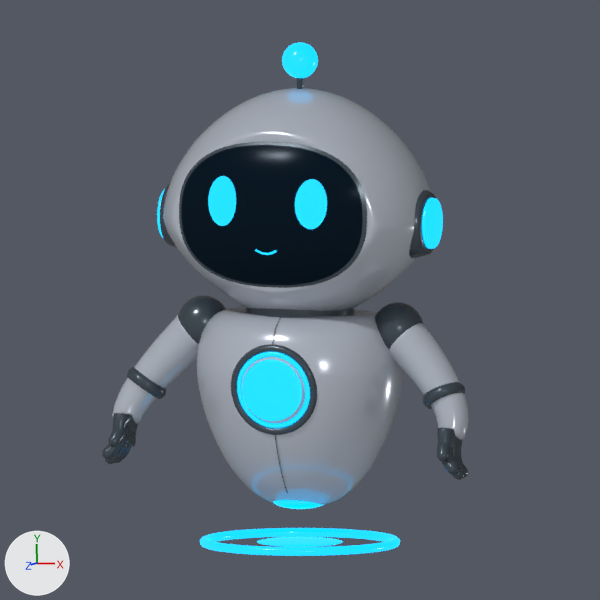
The Blender file tools/character-modeling/prototype/pico-character-core-v0.blend as it was, and as the next commit left it.
Before and after are seen from the file's camera 'Camera.Reference'. The lights are fixed; the arrows at lower left show +X, +Y and +Z. The picture after the commit comes second.

The older version as bpy lines, for what is in view:
```python
ob_shell_arm_l = bpy.data.objects.new('Shell.Arm.L', me_shell_arm_l_mesh)
ob_shell_arm_l.parent = ob_pico_charactercore_root
ob_shell_arm_l.location = (0.0, 0.0, 0.0)
ob_shell_arm_r = bpy.data.objects.new('Shell.Arm.R', me_shell_arm_r_mesh)
ob_shell_arm_r.parent = ob_pico_charactercore_root
ob_shell_arm_r.location = (0.0, 0.0, 0.0)
ob_status_antennasphere = bpy.data.objects.new('Status.AntennaSphere', me_sphere_002)
ob_status_antennasphere.parent = ob_pico_head_selector_standard_antenna
ob_status_antennasphere.location = (0.0, 0.102, 0.0)
ob_status_antennasphere.scale = (0.065, 0.065, 0.065)
ob_trim_elbow_l = bpy.data.objects.new('Trim.Elbow.L', me_trim_elbow_l_mesh)
ob_trim_elbow_l.parent = ob_pico_charactercore_root
ob_trim_elbow_l.location = (0.0, 0.0, 0.0)
ob_trim_elbow_r = bpy.data.objects.new('Trim.Elbow.R', me_trim_elbow_r_mesh)
ob_trim_elbow_r.parent = ob_pico_charactercore_root
ob_trim_elbow_r.location = (0.0, 0.0, 0.0)
ob_trim_hand_l = bpy.data.objects.new('Trim.Hand.L', me_trim_hand_l_mesh)
ob_trim_hand_l.parent = ob_pico_charactercore_root
ob_trim_hand_l.location = (0.0, 0.0, 0.0)
ob_trim_hand_r = bpy.data.objects.new('Trim.Hand.R', me_trim_hand_r_mesh)
ob_trim_hand_r.parent = ob_pico_charactercore_root
ob_trim_hand_r.location = (0.0, 0.0, 0.0)
ob_trim_shoulder_l = bpy.data.objects.new('Trim.Shoulder.L', me_sphere)
ob_trim_shoulder_l.parent = ob_pico_charactercore_root
ob_trim_shoulder_l.location = (-0.372, -0.465, -0.00315)
ob_trim_shoulder_l.scale = (0.094, 0.098, 0.094)
ob_trim_shoulder_r = bpy.data.objects.new('Trim.Shoulder.R', me_sphere_001)
ob_trim_shoulder_r.parent = ob_pico_charactercore_root
ob_trim_shoulder_r.location = (0.373, -0.465, -0.00444)
ob_trim_shoulder_r.scale = (0.094, 0.098, 0.094)
# also in view: 'Trim.VisorFrame' at (0.0, -0.035, 0.323); 'Status.HeadSideCap.R' at (0.503, -0.075, 0.0); 'Status.ChestCoreBezel' at (0.0, -0.669, 0.272); 'Status.HoverRing' at (0.0, -1.245, 0.0); 'Status.ChestCore' at (0.0, -0.669, 0.293)
```
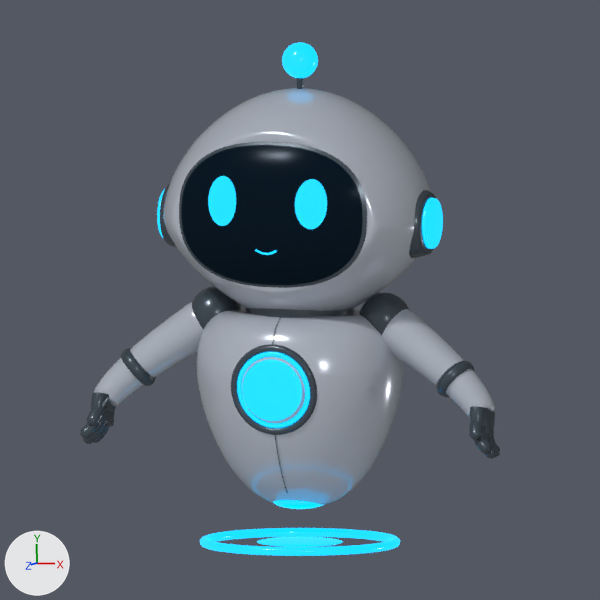
The change in detail:
me_shell_arm_l_mesh is used by ob_shell_arm_l; parent ob_pico_charactercore_root; location (0.0, 0.0, 0.0).
me_shell_arm_l_mesh had 1242 vertices, 1280 faces and spanned x -0.692..-0.339, y -0.842..-0.427, z -0.084..0.113.
me_shell_arm_l_mesh now has 1242 vertices, 1280 faces and spans x -0.767..-0.309, y -0.776..-0.381, z -0.083..0.113.
me_shell_arm_l_mesh part 1: 1242 of 1242 vertices moved; they spanned x -0.692..-0.339, y -0.842..-0.427, z -0.084..0.113 and now span x -0.767..-0.309, y -0.776..-0.381, z -0.083..0.113; mean shift (-0.026, 0.055, 0.001).
me_trim_elbow_l_mesh is used by ob_trim_elbow_l; parent ob_pico_charactercore_root; location (0.0, 0.0, 0.0).
me_trim_elbow_l_mesh had 522 vertices, 560 faces and spanned x -0.649..-0.505, y -0.746..-0.629, z -0.051..0.106.
me_trim_elbow_l_mesh now has 522 vertices, 560 faces and spans x -0.673..-0.545, y -0.699..-0.563, z -0.049..0.109.
me_trim_elbow_l_mesh part 2: the whole mesh is multiplied about its middle by the matrix ((0.964, 0.265, -0.028), (-0.265, 0.964, -0.025), (0.02, 0.031, 0.999)), then moved by (-0.032, 0.056, 0.002).
me_trim_hand_l_mesh is used by ob_trim_hand_l; parent ob_pico_charactercore_root; location (0.0, 0.0, 0.0).
me_trim_hand_l_mesh had 1908 vertices, 2028 faces and spanned x -0.708..-0.606, y -0.979..-0.788, z -0.005..0.188.
me_trim_hand_l_mesh now has 1908 vertices, 2028 faces and spans x -0.792..-0.69, y -0.909..-0.717, z -0.008..0.186.
me_trim_hand_l_mesh part 3: the whole mesh is multiplied about its middle by the matrix ((1.0, 0.0, 0.001), (0.0, 1.0, 0.014), (-0.001, -0.014, 1.0)), then moved by (-0.084, 0.07, -0.002).
me_shell_arm_r_mesh is used by ob_shell_arm_r; parent ob_pico_charactercore_root; location (0.0, 0.0, 0.0).
me_shell_arm_r_mesh had 1242 vertices, 1280 faces and spanned x 0.338..0.664, y -0.85..-0.427, z -0.082..0.119.
me_shell_arm_r_mesh now has 1242 vertices, 1280 faces and spans x 0.308..0.767, y -0.772..-0.381, z -0.081..0.117.
me_shell_arm_r_mesh part 4: 1242 of 1242 vertices moved; they spanned x 0.338..0.664, y -0.85..-0.427, z -0.082..0.119 and now span x 0.308..0.767, y -0.772..-0.381, z -0.081..0.117; mean shift (0.039, 0.06, 0.0).
me_trim_elbow_r_mesh is used by ob_trim_elbow_r; parent ob_pico_charactercore_root; location (0.0, 0.0, 0.0).
me_trim_elbow_r_mesh had 522 vertices, 560 faces and spanned x 0.491..0.64, y -0.745..-0.641, z -0.042..0.115.
me_trim_elbow_r_mesh now has 522 vertices, 560 faces and spans x 0.545..0.673, y -0.699..-0.563, z -0.042..0.116.
me_trim_elbow_r_mesh part 5: the whole mesh is multiplied about its middle by the matrix ((0.924, -0.382, 0.032), (0.383, 0.923, -0.028), (-0.019, 0.038, 0.999)), then moved by (0.043, 0.062, 0.001).
me_trim_hand_r_mesh is used by ob_trim_hand_r; parent ob_pico_charactercore_root; location (0.0, 0.0, 0.0).
me_trim_hand_r_mesh had 1908 vertices, 2028 faces and spanned x 0.566..0.668, y -0.989..-0.798, z -0.005..0.188.
me_trim_hand_r_mesh now has 1908 vertices, 2028 faces and spans x 0.69..0.792, y -0.909..-0.717, z -0.008..0.186.
me_trim_hand_r_mesh part 6: the whole mesh is multiplied about its middle by the matrix ((1.0, 0.0, -0.001), (0.0, 1.0, 0.014), (0.001, -0.014, 1.0)), then moved by (0.124, 0.08, -0.002).
Object 'Trim.Shoulder.L' (ob_trim_shoulder_l) moves from (-0.372, -0.465, -0.00315) to (-0.324, -0.431, -0.00302).
Object 'Trim.Shoulder.R' (ob_trim_shoulder_r) moves from (0.373, -0.465, -0.00444) to (0.324, -0.431, -0.00387).

Pixel boxes (x1, y1, x2, y2) of what changed, in the pictures (600 x 600 px):
'Shell.Arm.R', reshaped (41% wider, 7% shorter)
    before: (389, 323, 469, 440)
    after: (382, 309, 495, 418)
'Shell.Arm.L', reshaped (25% wider)
    before: (112, 315, 199, 424)
    after: (94, 302, 203, 407)
'Trim.Hand.L', reshaped
    before: (102, 413, 138, 464)
    after: (80, 393, 116, 444)
'Trim.Hand.R', reshaped
    before: (437, 428, 468, 480)
    after: (469, 406, 500, 459)
'Trim.Shoulder.R', moved
    before: (375, 302, 423, 350)
    after: (359, 293, 409, 335)
'Trim.Shoulder.L', moved
    before: (178, 296, 226, 344)
    after: (192, 287, 241, 329)
'Trim.Elbow.R', reshaped (7% narrower, 32% taller)
    before: (423, 382, 465, 409)
    after: (436, 361, 475, 397)
'Trim.Elbow.L', reshaped (10% narrower, 18% taller)
    before: (127, 367, 166, 399)
    after: (121, 348, 156, 386)
